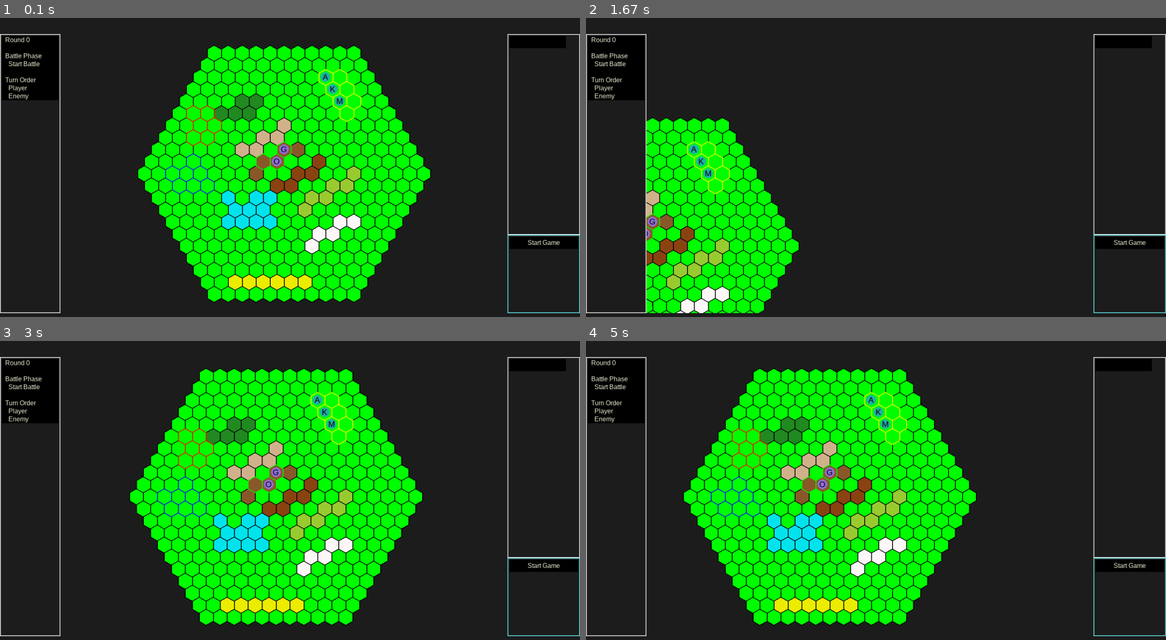
Above: before the commit, frames 1-4 (two rows, left to right).
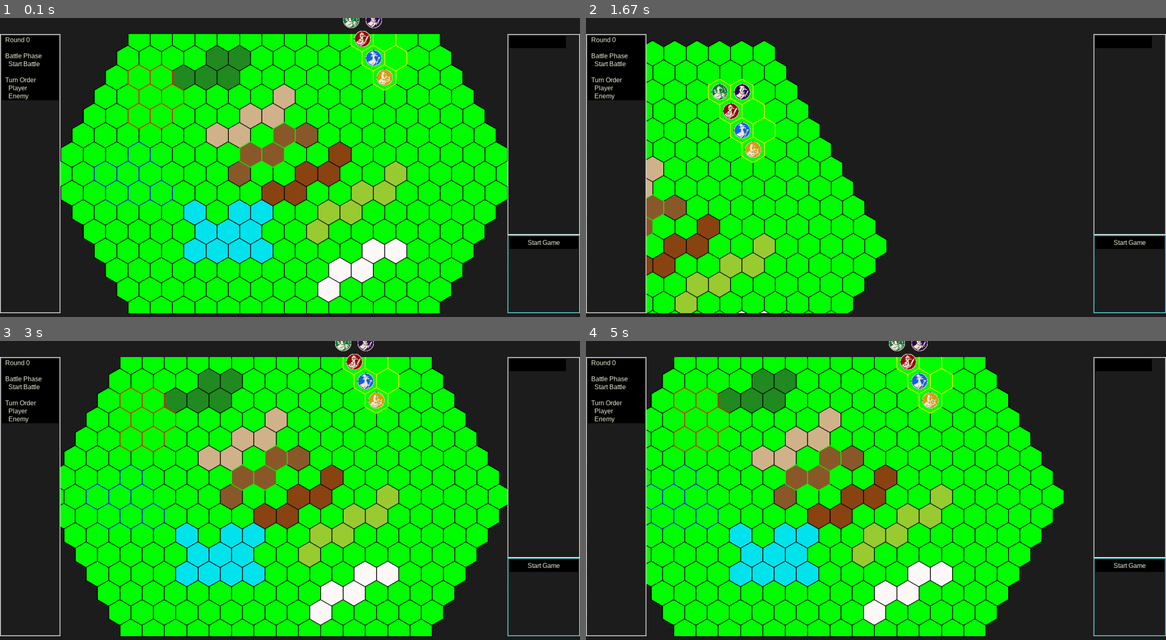
Above: after the commit, the same moments.

Repository: legus-codes/xganso
Game: pygame game, started from main_battle.py
Same seed, same stepped clock (60 frames per second), same inputs: the game is played once before the commit and once after it.
Inputs (mouse positions are in pixels of both pictures, inside the frame that each line leads up to):
- Up to frame 1 (0.1 s): no input
- Up to frame 2 (1.67 s): hold Right 0.33-0.8 s; move the mouse to (852, 188) at 0.37 s; hold Up 0.88-1.18 s; move the mouse to (1061, 164) at 0.92 s; hold Right from 1.22 s (still down); move the mouse to (736, 176) at 1.25 s
- Up to frame 3 (3 s): release Right at 1.68 s; hold Left 1.72-2.25 s; move the mouse to (110, 448) at 1.75 s; hold Down 2.28-2.58 s; move the mouse to (377, 388) at 2.32 s; hold Left from 2.62 s (still down); move the mouse to (359, 523) at 2.65 s
- Up to frame 4 (5 s): release Left at 3.02 s; hold Up 3.05-3.42 s; move the mouse to (887, 391) at 3.08 s; hold Right 3.45-4.08 s; move the mouse to (667, 487) at 3.48 s; hold Down 4.12-4.48 s; move the mouse to (881, 529) at 4.15 s; hold Left 4.52-4.98 s; move the mouse to (858, 442) at 4.55 s

The runs differ from the first frame. In frame 1, 47% of the frame differs, in the area x 10-88%, y 0-99%; in frame 2, 23%; in frame 3, 47%; in frame 4, 45%.

Commit message:
Session #7: implement ECS Renderer System

Diff:
--- a/battle/battle_view_ui.py
+++ b/battle/battle_view_ui.py
@@ -166,7 +166,7 @@
         self.grid_area = grid_area
         self.state = state
         self.selected_cell = None
-        self.layout = HexLayout(POINTY, pygame.Vector2(20, 20))
+        self.layout = HexLayout(POINTY, pygame.Vector2(32, 32))
         self.camera = HexCamera()
         self.hex_map_view = HexMapView(self.screen, self.layout, self.camera)
         self.state.battle_map.bind(self.hex_map_view.set_hex_map)
--- /dev/null
+++ b/ecs_architecture/component/grid_position.py
@@ -0,0 +1,9 @@
+from dataclasses import dataclass
+
+from ecs_framework.ecs import ComponentProtocol
+
+
+@dataclass
+class GridPosition(ComponentProtocol):
+    q: int
+    r: int
--- /dev/null
+++ b/ecs_architecture/component/render_layer.py
@@ -0,0 +1,8 @@
+from dataclasses import dataclass
+
+from ecs_framework.ecs import ComponentProtocol
+
+
+@dataclass
+class RenderLayer(ComponentProtocol):
+    z: int
--- /dev/null
+++ b/ecs_architecture/component/sprite.py
@@ -0,0 +1,9 @@
+from dataclasses import dataclass
+import pygame
+
+from ecs_framework.ecs import ComponentProtocol
+
+
+@dataclass
+class Sprite(ComponentProtocol):
+    sprite: pygame.Surface
--- /dev/null
+++ b/ecs_architecture/system/renderer_system.py
@@ -0,0 +1,26 @@
+import pygame
+from ecs_architecture.component.grid_position import GridPosition
+#from ecs_architecture.component.render_layer import RenderLayer
+from ecs_architecture.component.sprite import Sprite
+from ecs_framework.ecs import ECS, SystemProtocol
+from editor.hex_camera import HexCamera
+from model.hex_coordinate import HexCoordinate, VecF2
+from model.hex_geometry import HexLayout
+
+
+class RendererSystem(SystemProtocol):
+
+    def __init__(self, ecs: ECS, screen: pygame.Surface, layout: HexLayout, camera: HexCamera):
+        self.ecs = ecs
+        self.screen = screen
+        self.layout = layout
+        self.camera = camera
+
+    def execute(self):
+        for entity in self.ecs.get_entities_with(GridPosition, Sprite):
+            grid_position = self.ecs.get_entity_component(entity, GridPosition)
+            sprite = self.ecs.get_entity_component(entity, Sprite)
+            # render_layer = self.ecs.get_entity_component(entity, RenderLayer) if self.ecs.entity_has_component(entity, RenderLayer) else 1
+            world_position = self.layout.hex_to_topleft(HexCoordinate(grid_position.q, grid_position.r))
+            screen_position = self.camera.world_to_screen(world_position)
+            self.screen.blit(pygame.transform.scale_by(sprite.sprite, self.camera.zoom), screen_position.as_tuple)
--- a/editor/hex_camera.py
+++ b/editor/hex_camera.py
@@ -5,7 +5,7 @@
 
 
 class HexCamera:
-    MIN_ZOOM = 0.5
+    MIN_ZOOM = 0.3
     MAX_ZOOM = 3.0
     ZOOM_SPEED = 0.1
     MOVE_SPEED = 10
--- a/editor/hex_map_view.py
+++ b/editor/hex_map_view.py
@@ -42,8 +42,6 @@
         for cell in hex_map.sorted_cells:
             hex_center = self.hex_to_world_point(cell.coordinate)
             self.draw_hex_cell(hex_center, cell.color, cell.frame_color)
-            if cell.is_occupied:
-                self.draw_unit(hex_center, cell.unit)
         self.screen.set_clip(None)
 
     def draw_hex_cell(self, hex_center: VecF2, color: pygame.Color = None, frame_color: pygame.Color = None) -> None:
@@ -53,12 +51,6 @@
             pygame.draw.polygon(self.screen, color, corners_tuples)
         if frame_color:
             pygame.draw.polygon(self.screen, frame_color, corners_tuples, 2)
-
-    def draw_unit(self, hex_center: VecF2, unit: Unit) -> None:
-        radius = 12 * self.camera.zoom
-        screen_center = self.camera.world_to_screen(hex_center)
-        pygame.draw.circle(self.screen, unit.color, screen_center.as_tuple, radius)
-        self.draw_text(unit.name[0].capitalize(), pygame.Color('black'), screen_center)
 
     def draw_text(self, text: str, color: pygame.Color, hex_center: VecF2) -> None:
         text_surface = self.font.render(text, True, color)
--- a/main_battle.py
+++ b/main_battle.py
@@ -3,6 +3,10 @@
 from battle.battle import BattleManager
 from battle.battle_view_ui import BattleController
 from battle.unit import Party, Unit
+from ecs_architecture.component.grid_position import GridPosition
+from ecs_architecture.component.sprite import Sprite
+from ecs_architecture.system.renderer_system import RendererSystem
+from ecs_framework.ecs import ECS
 from hexio.hex_map_io import HexMapIO
 
 if __name__ == '__main__':
@@ -11,14 +15,31 @@
     screen = pygame.display.set_mode(screen_size)
     clock = pygame.time.Clock()
 
+    ecs = ECS()
     archer = Unit('archer', 20, 3, 4, 6, pygame.Color('lightseagreen'))
+    archer_entity = ecs.create_entity()
+    ecs.add_component(archer_entity, Sprite(pygame.image.load('images\\archer_small.png')))
+
     knight = Unit('knight', 30, 7, 1, 2, pygame.Color('lightseagreen'))
+    knight_entity = ecs.create_entity()
+    ecs.add_component(knight_entity, Sprite(pygame.image.load('images\\knight_small.png')))
+
     mage = Unit('mage', 15, 4, 3, 3, pygame.Color('lightseagreen'))
+    mage_entity = ecs.create_entity()
+    ecs.add_component(mage_entity, Sprite(pygame.image.load('images\\mage_small.png')))
+
+    rogue = Unit('rogue', 10, 10, 1, 8, pygame.Color('lightseagreen'))
+    rogue_entity = ecs.create_entity()
+    ecs.add_component(rogue_entity, Sprite(pygame.image.load('images\\rogue_small.png')))
+
+    bard = Unit('bard', 25, 3, 5, 3, pygame.Color('lightseagreen'))
+    bard_entity = ecs.create_entity()
+    ecs.add_component(bard_entity, Sprite(pygame.image.load('images\\bard_small.png')))
 
     goblin = Unit('goblin', 10, 2, 2, 5, pygame.Color('mediumpurple'))
     orc = Unit('orc', 10, 4, 1, 3, pygame.Color('mediumpurple'))
 
-    player_party = Party('Player', 'blue', [archer, knight, mage], True)
+    player_party = Party('Player', 'blue', [archer, knight, mage, rogue, bard], True)
     enemy_party = Party('Enemy', 'red', [goblin, orc], False)
 
     parties = [player_party, enemy_party]
@@ -27,6 +48,14 @@
     manager.setup()
     battle_ui = BattleController(screen, pygame.Rect(150, 40, 1110, 695), manager)
 
+    ecs.add_component(archer_entity, GridPosition(*archer.position.vector.as_tuple))
+    ecs.add_component(knight_entity, GridPosition(*knight.position.vector.as_tuple))
+    ecs.add_component(mage_entity, GridPosition(*mage.position.vector.as_tuple))
+    ecs.add_component(rogue_entity, GridPosition(*rogue.position.vector.as_tuple))
+    ecs.add_component(bard_entity, GridPosition(*bard.position.vector.as_tuple))
+
+    ecs.add_system(RendererSystem(ecs, screen, battle_ui.layout, battle_ui.camera))
+
     running = True
 
     while running:
@@ -34,6 +63,7 @@
         screen.fill((30, 30, 30))
 
         battle_ui.draw()
+        ecs.execute()
 
         # pygame.draw.rect(screen, line_color, (0, 735, 1440, 40), 2)
 
--- a/model/hex_geometry.py
+++ b/model/hex_geometry.py
@@ -42,6 +42,11 @@
         y = self.orientation.forward_y.dot(coordinate.vector) * self.size.y
         return VecF2(x, y)
 
+    def hex_to_topleft(self, coordinate: HexCoordinate) -> VecF2:
+        x = self.orientation.forward_x.dot(coordinate.vector) * self.size.x
+        y = self.orientation.forward_y.dot(coordinate.vector) * self.size.y
+        return VecF2(x, y) - self.size / math.sqrt(2)
+
     def point_to_hex(self, point: VecF2) -> HexCoordinate:
         x = point.x / self.size.x
         y = point.y / self.size.y
Binary file added: images/archer_small.png
Binary file added: images/bard_small.png
Binary file added: images/knight_small.png
Binary file added: images/mage_small.png
Binary file added: images/rogue_small.png
